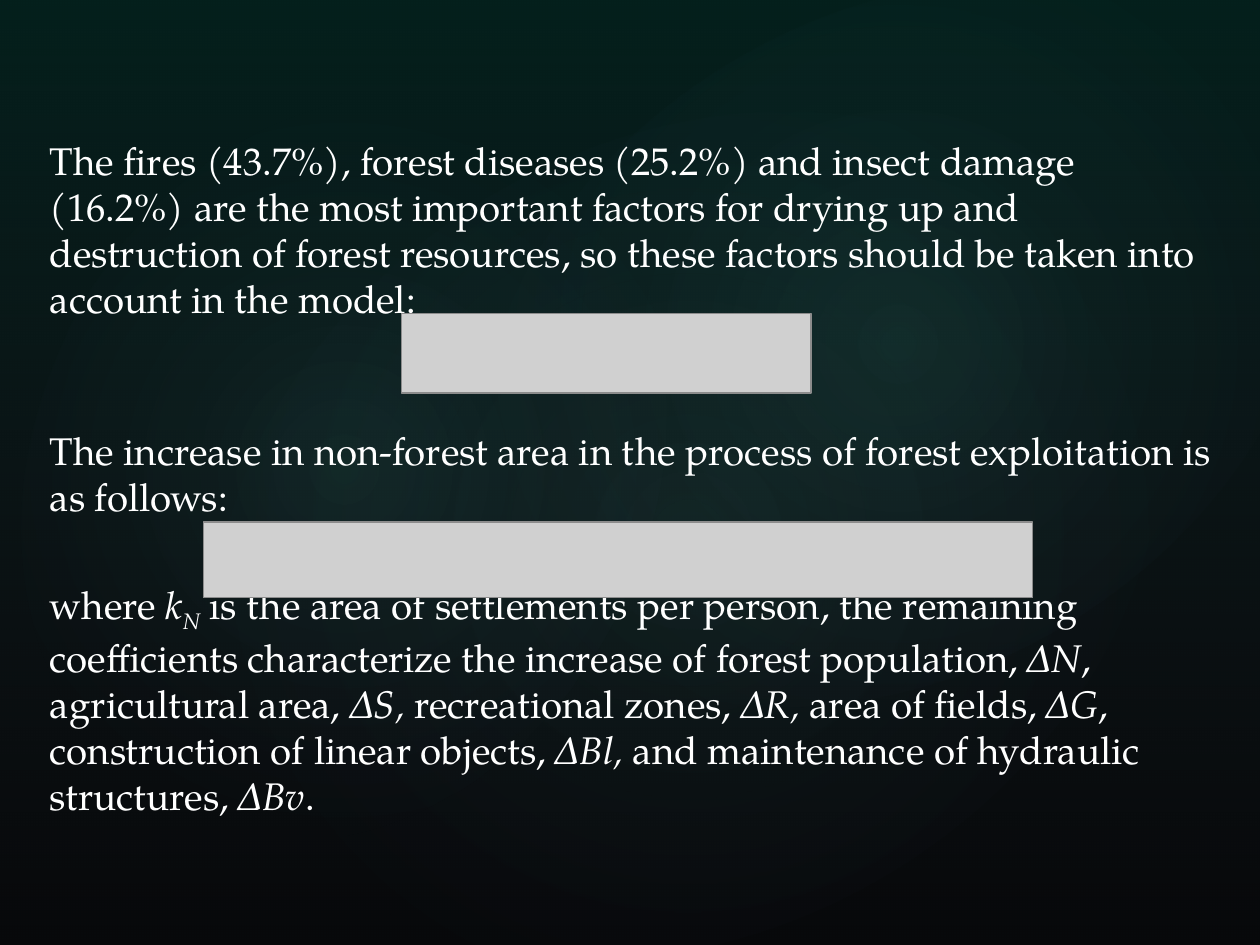
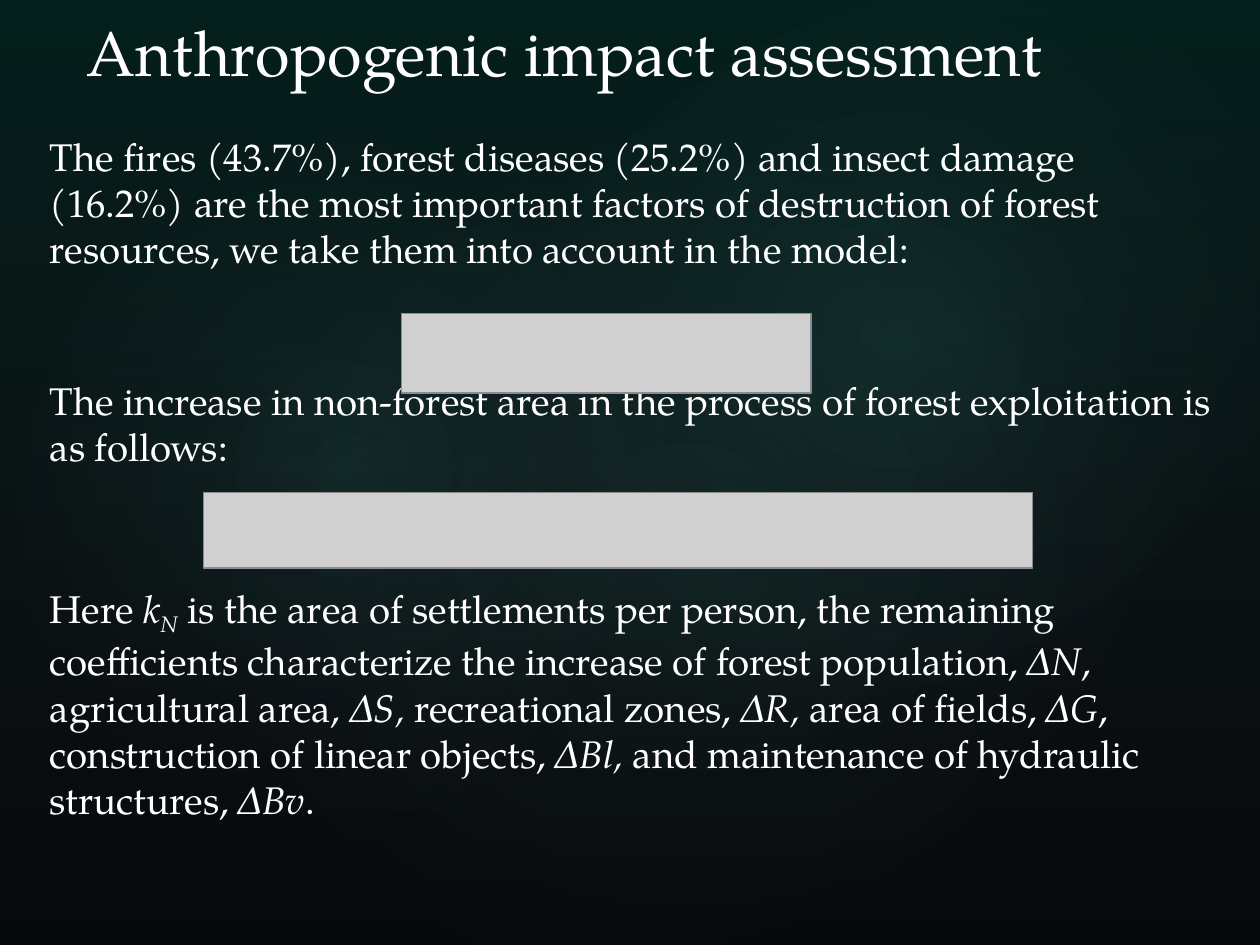
Before and after one commit to eugeneai/pres, a slide deck: slide 4 of china-travel/ready/popova_aiit19.pptx. Drawn at 1260x945 pixels with LibreOffice and Linux fonts; fonts in the diff are those of the drawing; grey boxes stand for pictures; background and template pictures are left out. Boxes give left, top, right and bottom in pixels: in the first picture for what was removed or moved away, otherwise in the second. Text is boxed around its words. In the diff, an @@ line names an element or a change of style, - is before the commit and + after.

```diff
--- a/china-travel/ready/popova_aiit19.pptx
+++ b/china-travel/ready/popova_aiit19.pptx
@@ title added at box(87, 30, 1043, 94), 36 pt, text #FFFFFF @@
+Anthropogenic impact assessment
@@ text at box(50, 142, 1099, 269): text changed @@
-The fires (43.7%), forest diseases (25.2%) and insect damage (16.2%) are the most important factors for drying up and destruction of forest resources, so these factors should be taken into account in the model:
+The fires (43.7%), forest diseases (25.2%) and insect damage (16.2%) are the most important factors of destruction of forest resources, we take them into account in the model:
@@ picture: place and size @@
-picture at box(203, 522, 1032, 597)
+picture at box(203, 493, 1032, 568)
@@ text at box(50, 595, 1139, 820): text changed @@
-where kN is the area of settlements per person, the remaining coefficients characterize the increase of forest population, ∆N, agricultural area, ∆S, recreational zones, ∆R, area of fields, ∆G, construction of linear objects, ∆Bl, and maintenance of hydraulic structures, ∆Bv.
+Here kN is the area of settlements per person, the remaining coefficients characterize the increase of forest population, ∆N, agricultural area, ∆S, recreational zones, ∆R, area of fields, ∆G, construction of linear objects, ∆Bl, and maintenance of hydraulic structures, ∆Bv.
```
Also in this commit, not shown: 4 other slides changed, 14 slides added, 1 slide removed, 8 other files.
